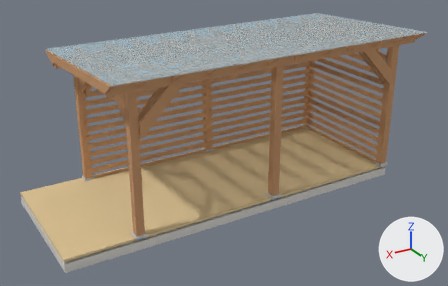
Two versions of the OBJ model pergola_final_model.obj, one commit apart.
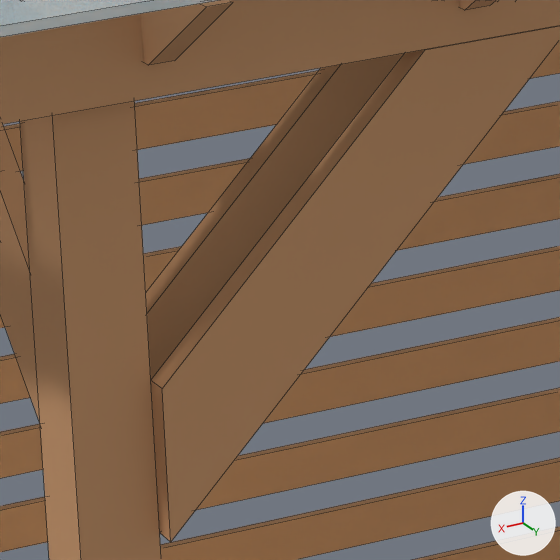
The first picture shows the older version from a camera (50 mm lens) standing at (5.22, 9.15, 5.27) and looking at (-0.15, 0.21, 0.79). The close-ups show the older and then the newer version on the part from 27% to 41% of the width and 28% to 50% of the height of that picture. Only the edits that show in the close-ups are written down. Lighting does not change. The marker at lower right points along +X, +Y and +Z. The close-ups show mesh edges as thin lines. Where no turn or scale is listed for an object, it has been applied to the vertices.

The first close-up shows 'glulam_post_140x140_2004_-1180', 'long_privacy_slat_10', 'long_privacy_slat_4', 'long_privacy_slat_5', 'long_privacy_slat_6', 'long_privacy_slat_7', 'long_privacy_slat_8', 'long_privacy_slat_9', 'paired_long_beam_-1180_-1272.5', 'upper_corner_brace_cross_760_2004_-1180', 'upper_corner_brace_long_760_2004_-1180_-1087.5', 'upper_corner_brace_long_760_2004_-1180_-1272.5' and 4 more.
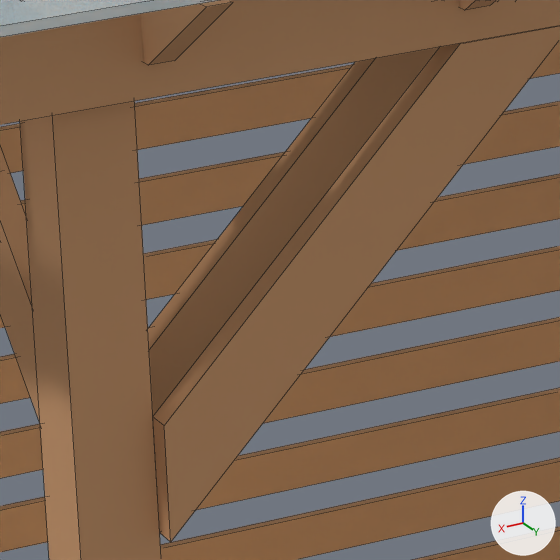
What changed in the scene script:
```text
Change me_upper_corner_brace_long_760_2004__1180__1087_5:
    where me_upper_corner_brace_long_760_2004__1180__1087_5.from_pydata(...)  # 8 vertices, 6 faces; spans x 1.174..1.934, y 1.065..1.11, z 1.689..2.449
    used by ob_upper_corner_brace_long_760_2004__1180__1087_5; location = (0.0, 0.0, 0.0)
    me_upper_corner_brace_long_760_2004__1180__1087_5 part 1
    me_upper_corner_brace_long_760_2004__1180__1087_5.vertices[1].co: (1.934, 1.11, 1.958) -> (1.934, 1.11, 1.894)
    me_upper_corner_brace_long_760_2004__1180__1087_5.vertices[2].co: (1.443, 1.11, 2.449) -> (1.379, 1.11, 2.449)
    me_upper_corner_brace_long_760_2004__1180__1087_5.vertices[5].co: (1.934, 1.065, 1.958) -> (1.934, 1.065, 1.894)
    me_upper_corner_brace_long_760_2004__1180__1087_5.vertices[6].co: (1.443, 1.065, 2.449) -> (1.379, 1.065, 2.449)
Change me_upper_corner_brace_long_760_2004__1180__1272_5:
    where me_upper_corner_brace_long_760_2004__1180__1272_5.from_pydata(...)  # 8 vertices, 6 faces; spans x 1.174..1.934, y 1.25..1.295, z 1.689..2.449
    used by ob_upper_corner_brace_long_760_2004__1180__1272_5; location = (0.0, 0.0, 0.0)
    me_upper_corner_brace_long_760_2004__1180__1272_5 part 2
    me_upper_corner_brace_long_760_2004__1180__1272_5.vertices[1].co: (1.934, 1.295, 1.958) -> (1.934, 1.295, 1.894)  # pixel (162, 388) -> pixel (164, 425)
    me_upper_corner_brace_long_760_2004__1180__1272_5.vertices[2].co: (1.443, 1.295, 2.449) -> (1.379, 1.295, 2.449)  # pixel (425, 49) -> pixel (460, 43)
    me_upper_corner_brace_long_760_2004__1180__1272_5.vertices[5].co: (1.934, 1.25, 1.958) -> (1.934, 1.25, 1.894)  # pixel (150, 380) -> pixel (152, 416)
    me_upper_corner_brace_long_760_2004__1180__1272_5.vertices[6].co: (1.443, 1.25, 2.449) -> (1.379, 1.25, 2.449)
```

What differs and where, as boxes [x1, y1, x2, y2] in the close-ups (560 x 560 px):
'upper_corner_brace_long_760_2004_-1180_-1272.5', reshaped: before [151, 26, 560, 542]; after [153, 26, 560, 542]
'upper_corner_brace_long_760_2004_-1180_-1087.5', reshaped: before [146, 53, 404, 379]; after [148, 47, 439, 416]
